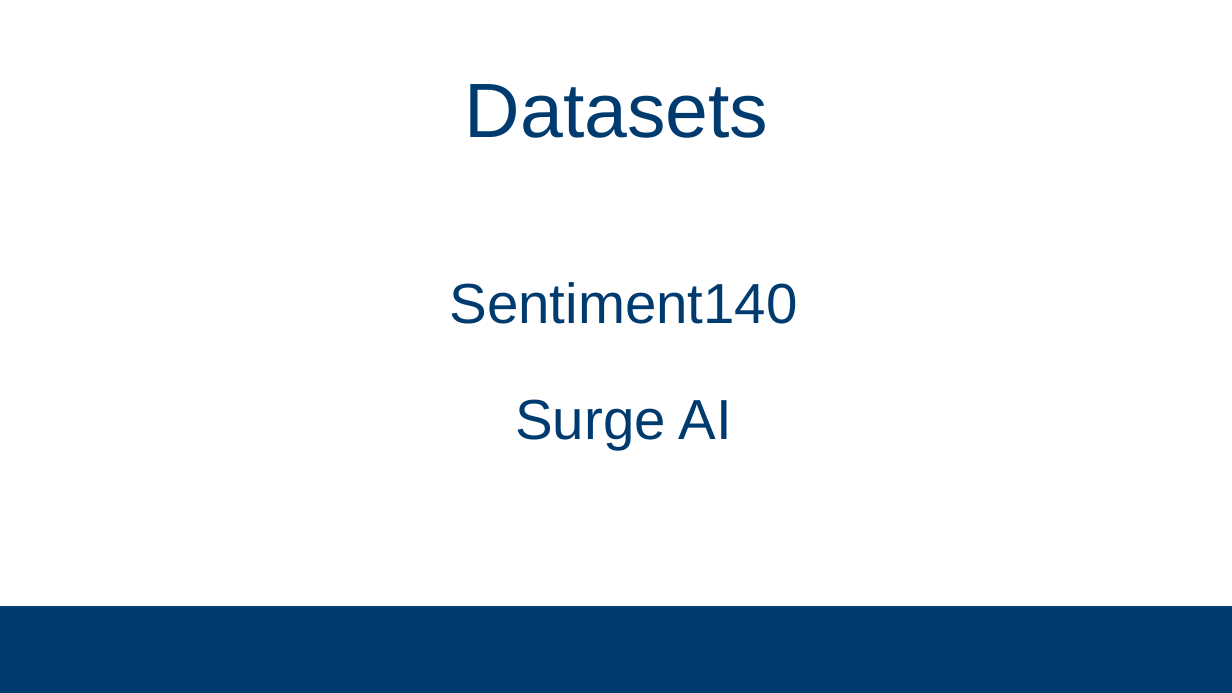
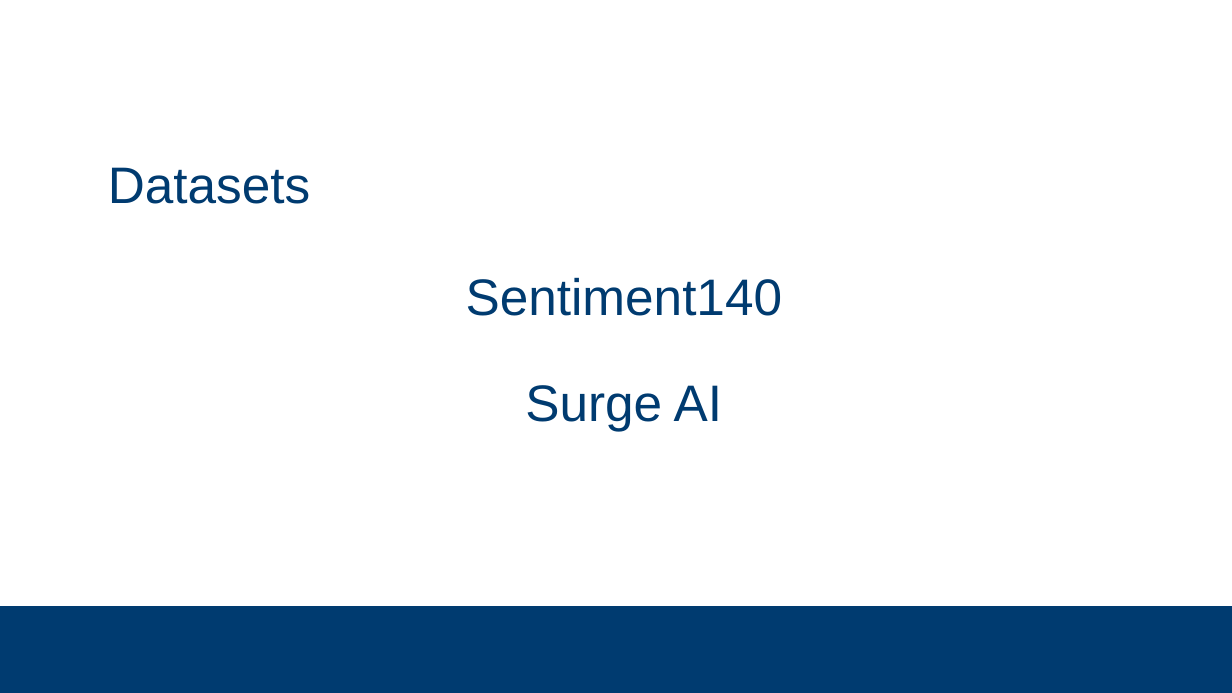
Before and after one commit to subsystem3/project, a slide deck: slide 9 of Final-Project-Team-2.pptx. Drawn at 1232x693 pixels with LibreOffice and Linux fonts; fonts in the diff are those of the drawing; background and template pictures are left out. Boxes give left, top, right and bottom in pixels: in the first picture for what was removed or moved away, otherwise in the second. Text is boxed around its words. In the diff, an @@ line names an element or a change of style, - is before the commit and + after.

```diff
--- a/Final-Project-Team-2.pptx
+++ b/Final-Project-Team-2.pptx
@@ text "Datasets": place and size @@
-text "Datasets" at [465, 84, 769, 138]
+text "Datasets" at [108, 167, 310, 204]
@@ text "Datasets" at [108, 167, 310, 204]: size 60 to 40 pt; alignment centre to left; line spacing 1.05 to 2.33 @@
@@ text "Sentiment140" at [466, 277, 782, 431]: size 44 to 40 pt @@
```
Also in this commit, not shown: 10 other slides changed, 15 slides added, 9 slides removed.
